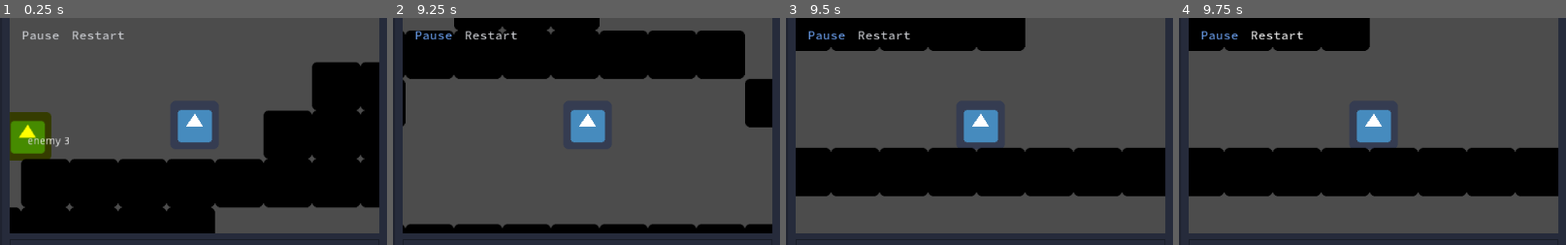
Above: before the commit, frames 1-4 (left to right).
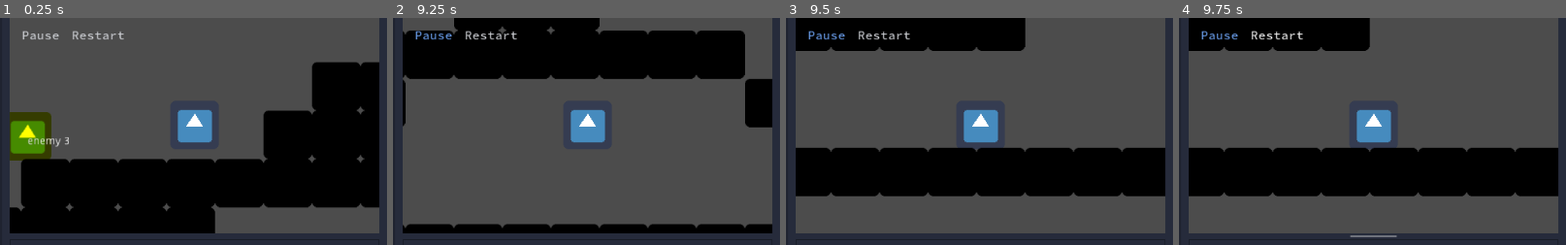
Above: after the commit, the same moments.

Repository: GDQuest/learn-gdscript
Game: Godot game, scene res://ScenePlayer.tscn
Two runs of this game, one before a commit and one after it. Both use one fixed random seed, a clock stepped at 60 frames per second and the inputs below. The engine's default icon, where the game draws it, is replaced by a stand-in: a white triangle on a blue panel in a dark square.
Inputs (mouse positions are % of the whole screen's width and height, from its top left):
- Up to frame 1 (0.25 s): no input
- Up to frame 2 (9.25 s): click "Restart" at 0.5 s; click "Restart" at 1.25 s; click "Restart" at 2 s; click "undo" at 2.75 s; click "Save" at 3.5 s; click "Pause" at 4.25 s; move the mouse to (75, 74) at 5.02 s; hold Right (ui_right) 5.03-6.53 s; tap Up (ui_up) at 5.27, 6.02, 7.52, 8.27, 9.02 s; tap Enter at 5.75 s; move the mouse to (30, 55) at 5.77 s; move the mouse to (60, 28) at 6.52 s; hold Left (ui_left) 6.53-7.28 s; move the mouse to (45, 70) at 7.27 s; hold Right (ui_right) 7.28-8.78 s; move the mouse to (80, 65) at 8.02 s; move the mouse to (20, 35) at 8.77 s; hold Left (ui_left) from 8.78 s (still down)
- Up to frame 3 (9.5 s): keep holding Left (ui_left)
- Up to frame 4 (9.75 s): move the mouse to (55, 50) at 9.52 s; release Left (ui_left) at 9.53 s; hold Right (ui_right) from 9.53 s (still down)
The pictures show only the part of the screen within x 50-100%, y 2-52%; the shares and areas given below are measured in that part.

Frames 1-3 are identical in both runs. In frame 4, 0.1% of the frame differs, in the area x 44-57%, y 95-97%.

Commit message:
Fixes Mouse Issues
Containers were blocking the mouse

Diff:
--- a/CodeEditor/Console.tscn
+++ b/CodeEditor/Console.tscn
@@ -3,9 +3,8 @@
 [ext_resource path="res://CodeEditor/Console.gd" type="Script" id=1]
 
 [node name="Console" type="RichTextLabel"]
-margin_top = 375.0
 margin_right = 488.0
-margin_bottom = 742.0
+margin_bottom = 367.0
 size_flags_horizontal = 3
 size_flags_vertical = 3
 fit_content_height = true
--- a/ScenePlayer.tscn
+++ b/ScenePlayer.tscn
@@ -100,6 +100,7 @@
 [node name="Margin" type="MarginContainer" parent="HSplitContainer/GamePanel"]
 anchor_right = 1.0
 anchor_bottom = 1.0
+mouse_filter = 2
 size_flags_horizontal = 3
 custom_constants/margin_right = 10
 custom_constants/margin_top = 10
@@ -159,6 +160,7 @@
 margin_top = 10.0
 margin_right = 478.0
 margin_bottom = 570.0
+mouse_filter = 2
 
 [node name="PauseButton" type="ToolButton" parent="HSplitContainer/GamePanel/Margin/Margin/HBoxContainer"]
 margin_right = 62.0
